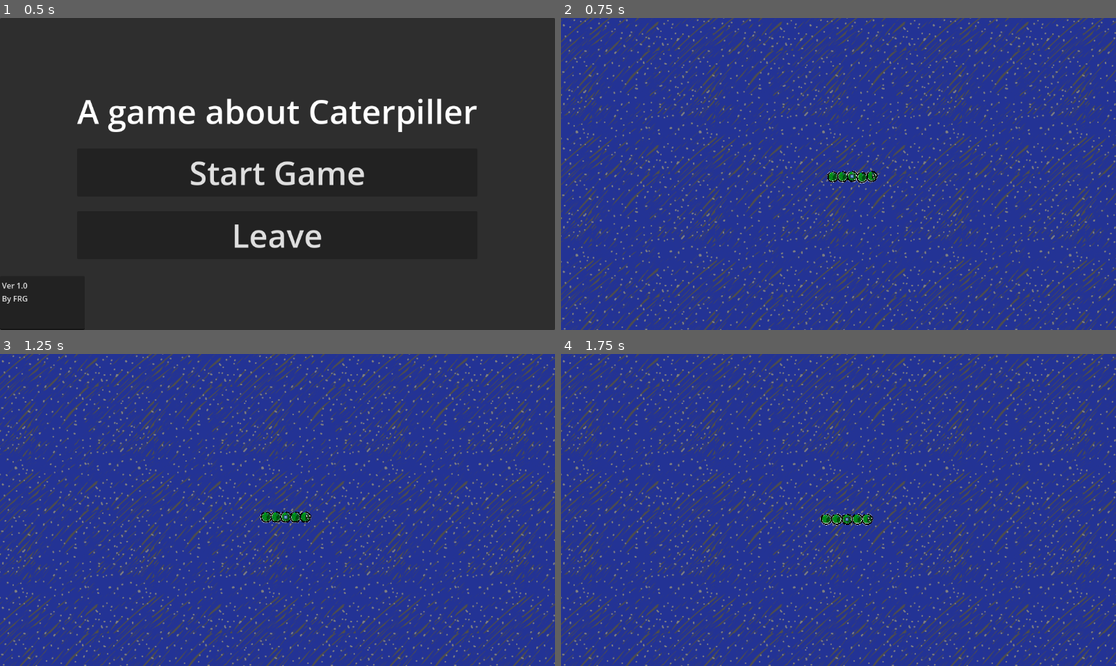
Above: before the commit, frames 1-4 (two rows, left to right).
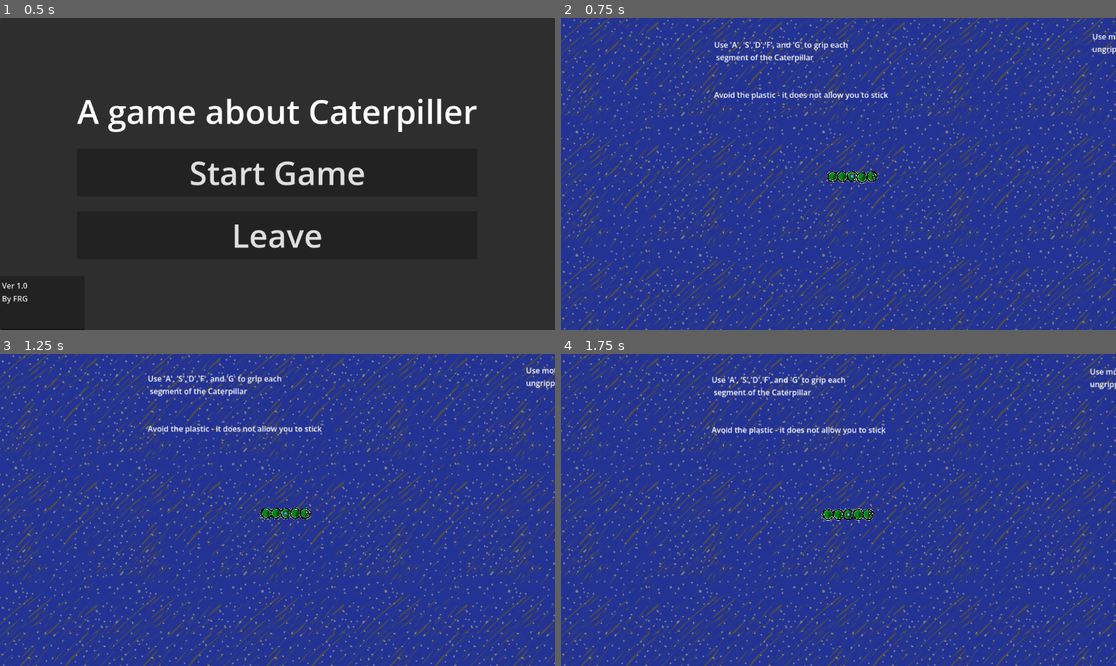
Above: after the commit, the same moments.

Repository: LoreNyanski/totem_gamejam_26
Game: Godot game, scene res://Scenes/mainMenu.tscn
Two runs of this game, one before a commit and one after it. Both use one fixed random seed, a clock stepped at 60 frames per second and the inputs below. The engine's default icon, where the game draws it, is replaced by a stand-in: a white triangle on a blue panel in a dark square.
Inputs (mouse positions are in pixels of both pictures, inside the frame that each line leads up to):
- Up to frame 1 (0.5 s): no input
- Up to frame 2 (0.75 s): click "Start Game" at 0.5 s
- Up to frame 3 (1.25 s): no input
- Up to frame 4 (1.75 s): move the mouse to (960, 494) at 1.27 s; hold P (blows up) from 1.28 s (still down); tap A (Grip1) at 1.35 s; click (960, 494) at 1.42 s

Frame 1 is identical in both runs. In frame 2, 0.9% of the frame differs, in the area x 27-100%, y 4-53%; in frame 3, 1.3%; in frame 4, 1.4%, in the area x 27-100%, y 4-56%.

Commit message:
Added to tips

Diff:
--- a/Scenes/environment.tscn
+++ b/Scenes/environment.tscn
@@ -250,17 +250,9 @@
 position = Vector2(532.5, -5377)
 shape = SubResource("RectangleShape2D_ewsca")
 
-[node name="CollisionShape2D28" type="CollisionShape2D" parent="StaticBody2D" unique_id=1855222278]
-position = Vector2(2623, -7260)
-shape = SubResource("RectangleShape2D_3yocm")
-
 [node name="CollisionShape2D29" type="CollisionShape2D" parent="StaticBody2D" unique_id=2131995078]
 position = Vector2(1372, -3811)
 shape = SubResource("RectangleShape2D_vbjpg")
-
-[node name="CollisionShape2D30" type="CollisionShape2D" parent="StaticBody2D" unique_id=1374957456]
-position = Vector2(2731, -7665)
-shape = SubResource("RectangleShape2D_3yocm")
 
 [node name="CollisionShape2D31" type="CollisionShape2D" parent="StaticBody2D" unique_id=1460445564]
 position = Vector2(1480, -4267)
@@ -311,7 +303,11 @@
 offset_top = 260.0
 offset_right = 467.0
 offset_bottom = 567.0
-text = "EXPLAIN CONTROLS
+text = "Use 'A', 'S','D','F', and 'G' to grip each
+ segment of the Caterpillar
+
+
+Avoid the plastic - it does not allow you to stick
 "
 
 [node name="Ungrippable" type="StaticBody2D" parent="." unique_id=1626571574]
@@ -443,3 +439,18 @@
 position = Vector2(-64, 353.5)
 shape = SubResource("RectangleShape2D_kddb2")
 debug_color = Color(0.9482073, 4.042983e-06, 0.5817702, 0.41960785)
+
+[node name="Label3" type="Label" parent="." unique_id=888779811]
+offset_left = 863.0
+offset_top = 243.0
+offset_right = 1252.0
+offset_bottom = 550.0
+text = "Use mouse movement to propel
+ungripped segments"
+
+[node name="Label4" type="Label" parent="." unique_id=438619618]
+offset_left = 1573.0
+offset_top = 250.0
+offset_right = 1962.0
+offset_bottom = 557.0
+text = "Use grippers to stick to the ceiling"
--- a/Scenes/main.tscn
+++ b/Scenes/main.tscn
@@ -15,4 +15,4 @@
 position = Vector2(1863, -5932)
 
 [node name="CaterThePillar" parent="." unique_id=1528928944 instance=ExtResource("3_8gbba")]
-position = Vector2(1588, -5898)
+position = Vector2(519, -360)
Not shown: 1 places in Scenes/environment.tscn that only renumber resources
